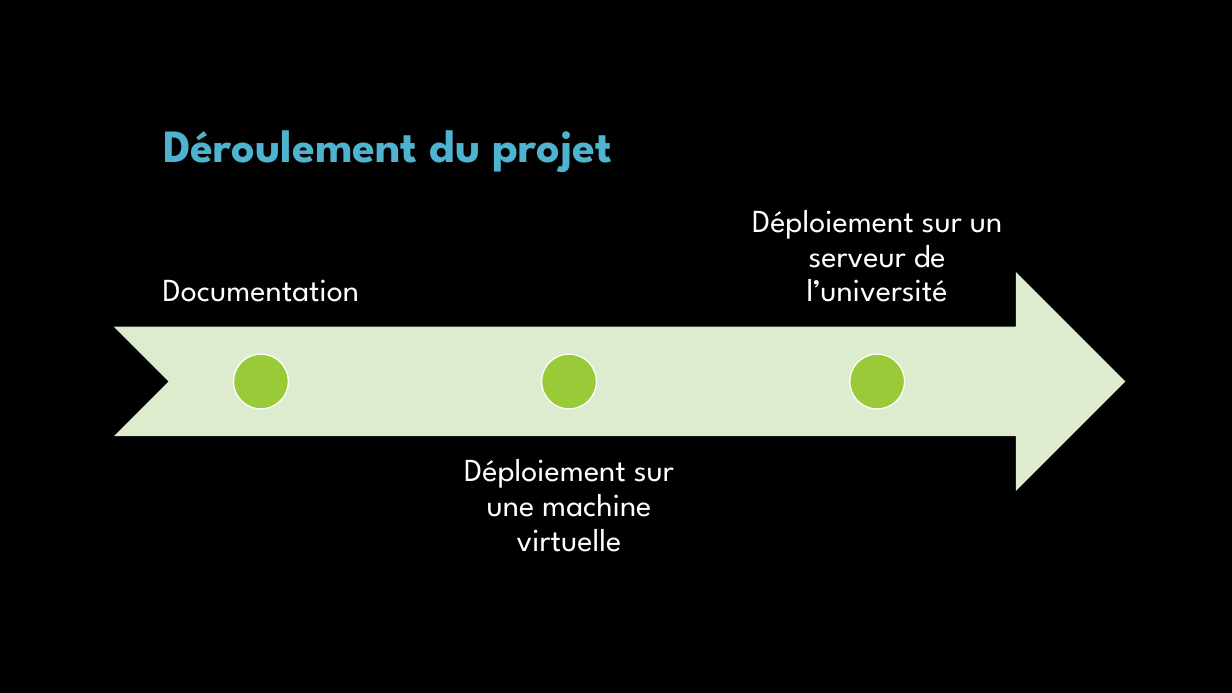
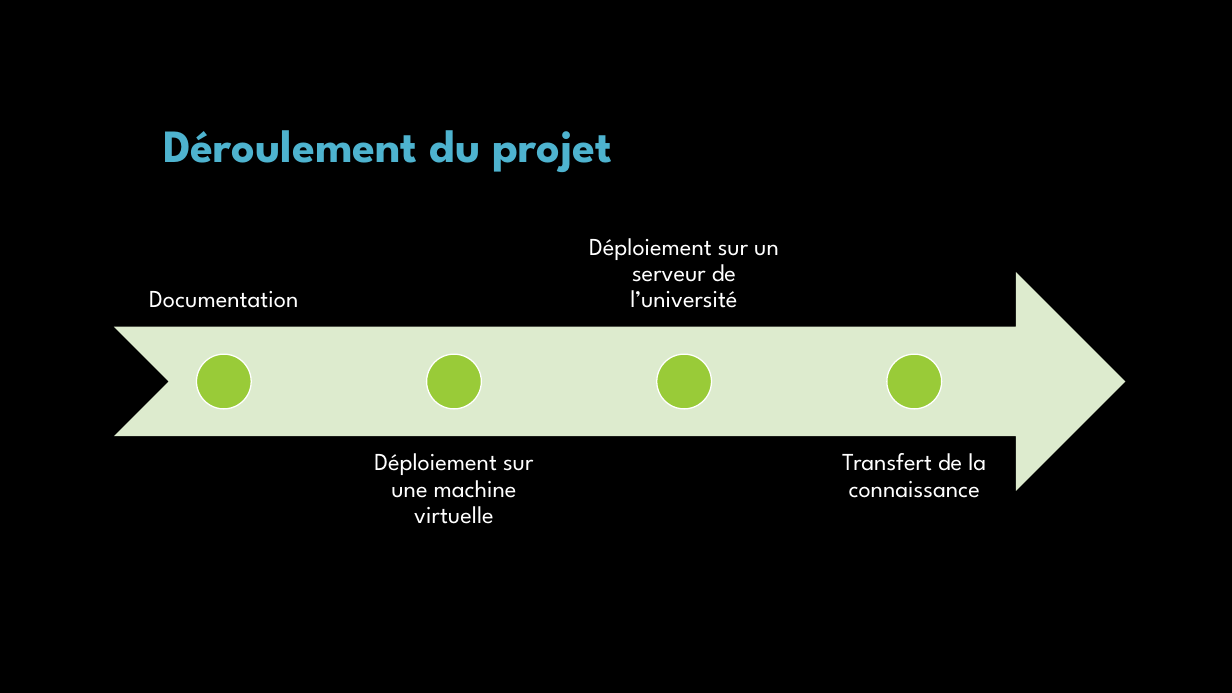
Before and after one commit to florianIBISC/Mattermost, a slide deck: slide 9 of Présentation de Mattermost.pptx. Drawn at 1232x693 pixels with LibreOffice and Linux fonts; fonts in the diff are those of the drawing; background and template pictures are left out. Boxes give left, top, right and bottom in pixels: in the first picture for what was removed or moved away, otherwise in the second. Text is boxed around its words. In the diff, an @@ line names an element or a change of style, - is before the commit and + after.

```diff
--- a/Présentation de Mattermost.pptx
+++ b/Présentation de Mattermost.pptx
@@ size 25 to 19 pt; less space between paragraphs in 3 elements at [149, 291, 298, 308], [374, 453, 533, 524], [589, 238, 779, 308] @@
@@ text "Déploiement sur un serveur de ...": place and size @@
-text "Déploiement sur un serveur de ..." at [752, 210, 1002, 302]
+text "Déploiement sur un serveur de ..." at [589, 238, 779, 308]
@@ ellipse: place and size @@
-ellipse at [234, 354, 288, 409]
+ellipse at [197, 354, 251, 409]
@@ ellipse: place and size @@
-ellipse at [542, 354, 596, 409]
+ellipse at [427, 354, 482, 409]
@@ ellipse added at [657, 354, 712, 409], fill #99CB38, outline #FFFFFF 1 pt @@
@@ ellipse: place and size @@
-ellipse at [849, 354, 904, 409]
+ellipse at [887, 354, 942, 409]
@@ text "Déploiement sur une machine virtuelle": place and size @@
-text "Déploiement sur une machine virtuelle" at [464, 459, 674, 552]
+text "Déploiement sur une machine virtuelle" at [374, 453, 533, 524]
@@ text added at [842, 453, 986, 498], 19 pt, text #FFFFFF @@
+Transfert de la connaissance
```
Also in this commit, not shown: 2 other slides changed, 1 slide added, 1 other file.
